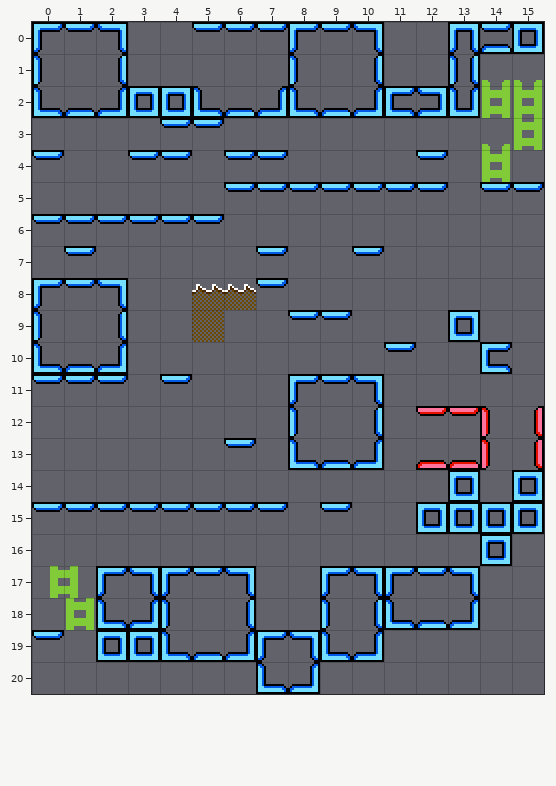
An edit to a level. Tiled map, assets/maps/collisions.tmx. Above is the file before it was changed.
Cells are 16x16 px. Shown: x 0..15, y 0..20.
The result:
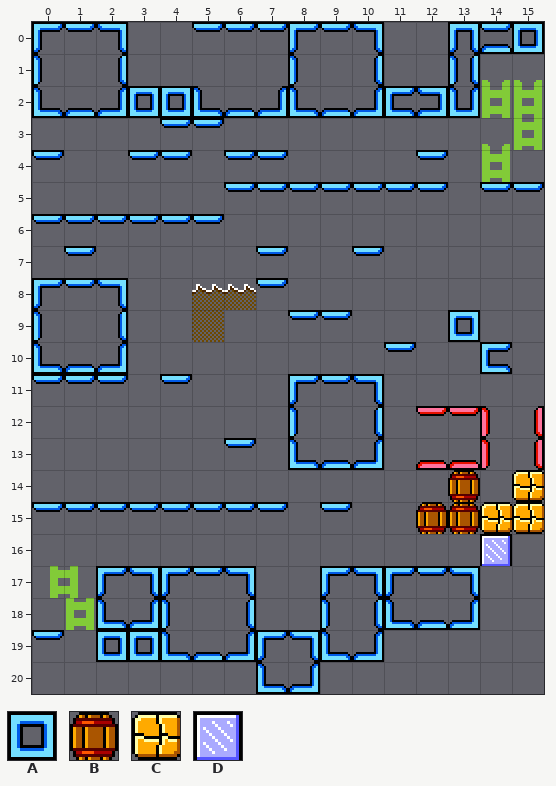
Key: from "collision_tiles": A 14, B 20, C 21, D 22.
_ is an empty cell.
The author wrote: Sword-barrel collisions, down attack still a bit broken
Difference:
Layer "Laattataso 1":
The edit turns tile A into tile B in row 14 at x 13; in row 15 at x 12 to 13.
The edit turns tile A into tile C in row 14 at x 15; in row 15 at x 14 to 15.
The edit turns tile A into tile D in row 16 at x 14.
